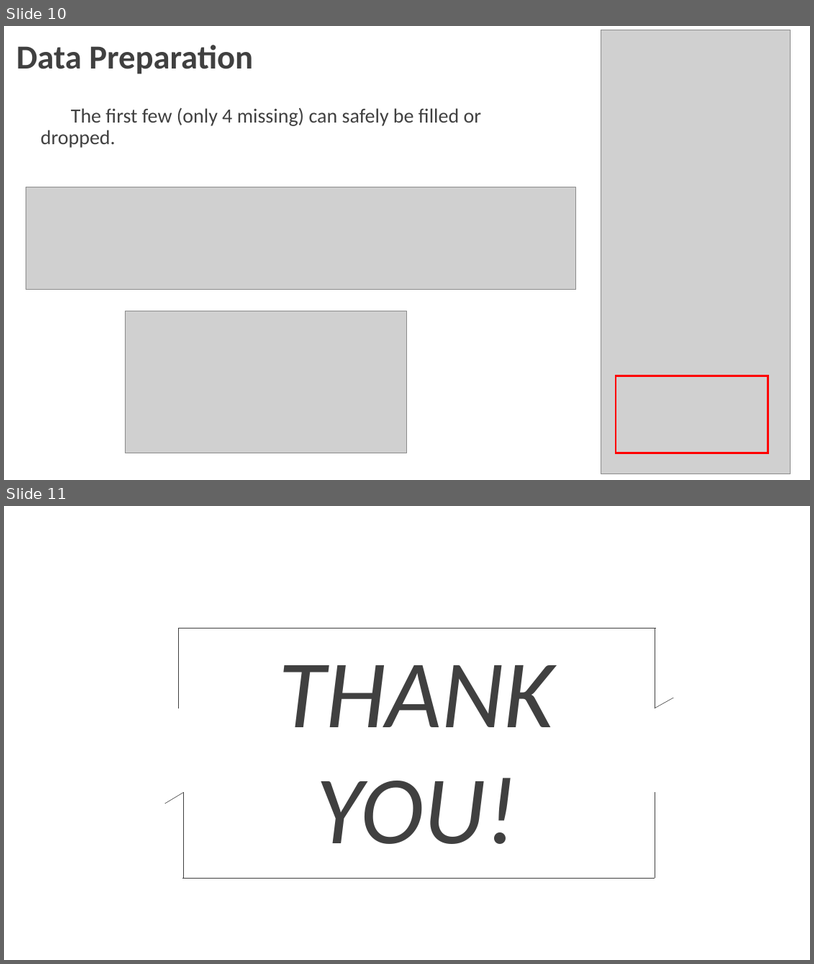
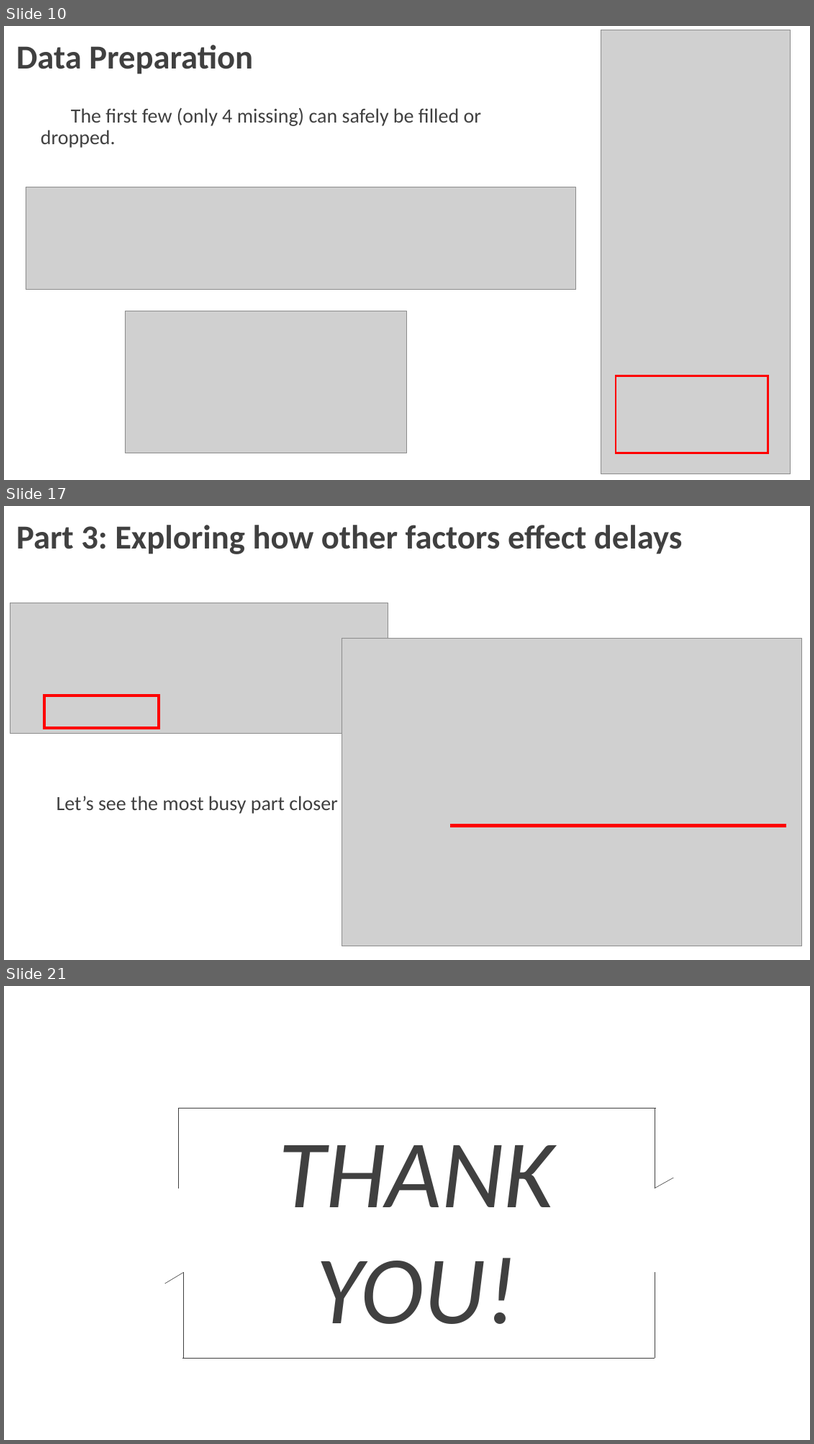
Before and after one commit to McLight-Note/Data_Process_Programming, a slide deck: Final_Project.pptx. Shown one above the other, each under a label of ours: slides 10 and 11 before the commit, slides 10, 17 and 21 after it; the slides between them are not shown. The pictures are 814x964 and 814x1444 pixels, drawn with LibreOffice and Linux fonts; fonts in the diff are those of the drawing; grey boxes stand for pictures; background and template pictures are left out. Boxes give left, top, right and bottom in pixels: in the first picture for what was removed or moved away, otherwise in the second. Text is boxed around its words. In the diff, an @@ line names an element or a change of style, - is before the commit and + after.

```diff
--- a/Final_Project.pptx
+++ b/Final_Project.pptx
@@ slide 17 added at [4, 506, 810, 960], background picture (left out) @@
@@ text added at [16, 525, 682, 554], 40 pt, text #404040, bold @@
+Part 3: Exploring how other factors effect delays
@@ picture added at [10, 602, 388, 733] @@
@@ picture added at [342, 638, 802, 946] @@
@@ rectangle added at [44, 695, 159, 728], outline #FF0000 3 pt @@
@@ text added at [57, 795, 338, 813], 24 pt, text #404040 @@
+Let’s see the most busy part closer
@@ line added from (450, 826) to (787, 826), #FF0000 4.5 pt @@
@@ what was slide 11 is now slide 21 @@
```
Also in this commit, not shown: 9 other slides added, 1 other file.
